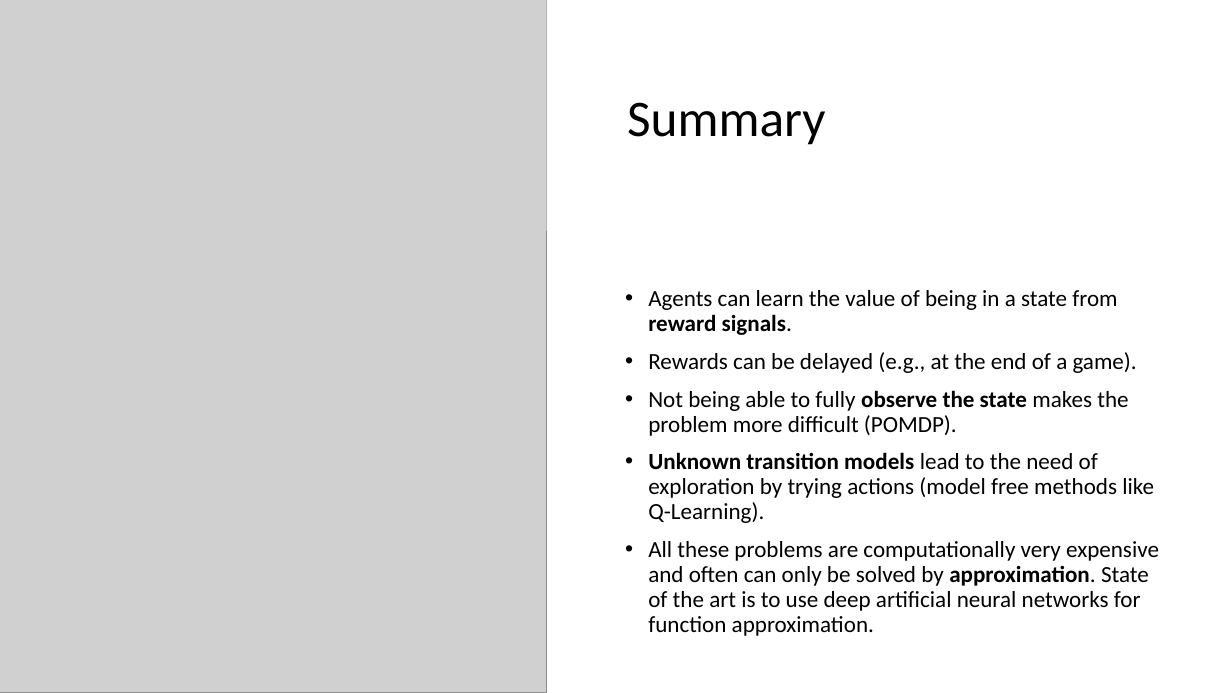
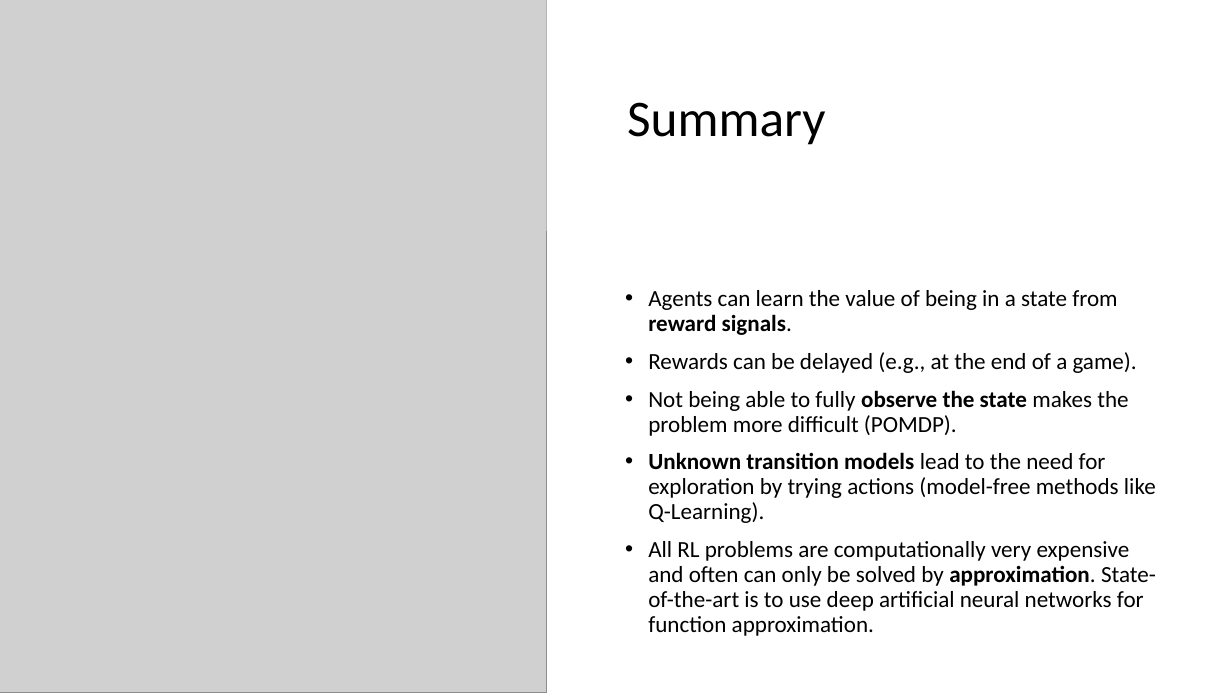
Before and after one commit to mhahsler/CS7320-AI, a slide deck: slide 20 of slides/22_Reinforcement_Learning.pptx. Drawn at 1232x693 pixels with LibreOffice and Linux fonts; fonts in the diff are those of the drawing; grey boxes stand for pictures. Boxes give left, top, right and bottom in pixels: in the first picture for what was removed or moved away, otherwise in the second. Text is boxed around its words. In the diff, an @@ line names an element or a change of style, - is before the commit and + after.

```diff
--- a/slides/22_Reinforcement_Learning.pptx
+++ b/slides/22_Reinforcement_Learning.pptx
@@ text at box(648, 452, 1156, 636): text changed @@
-• Unknown transition models lead to the need of exploration by trying actions (model free methods like Q-Learning).
-• All these problems are computationally very expensive and often can only be solved by approximation. State of the art is to use deep artificial neural networks for function approximation.
+• Unknown transition models lead to the need for exploration by trying actions (model-free methods like Q-Learning).
+• All RL problems are computationally very expensive and often can only be solved by approximation. State-of-the-art is to use deep artificial neural networks for function approximation.
```
Also in this commit, not shown: 14 other slides changed, 1 other file.
